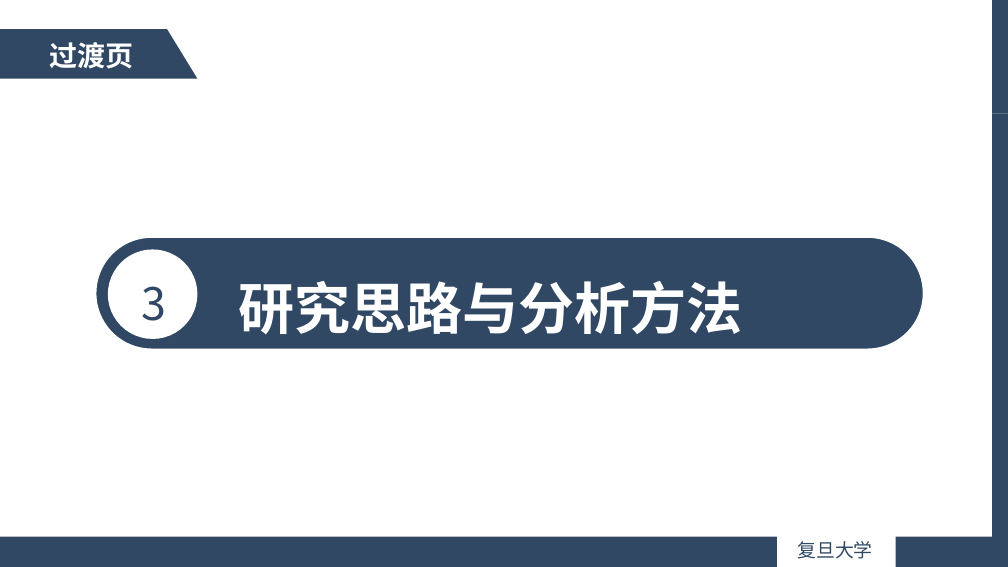
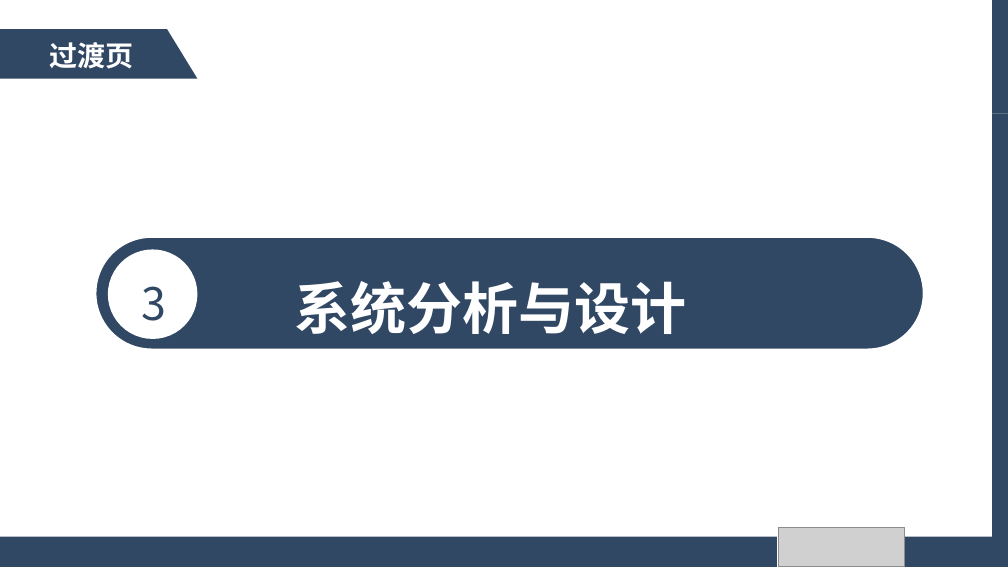
Before and after one commit to cx29/JavaWebSpace, a slide deck: slide 7 of demo/resources/报告/毕业论文答辩.pptx (slide 11 before the commit). Drawn at 1008x567 pixels with LibreOffice and Linux fonts; fonts in the diff are those of the drawing; grey boxes stand for pictures. Boxes give left, top, right and bottom in pixels: in the first picture for what was removed or moved away, otherwise in the second. Text is boxed around its words. In the diff, an @@ line names an element or a change of style, - is before the commit and + after.

```diff
--- a/demo/resources/报告/毕业论文答辩.pptx
+++ b/demo/resources/报告/毕业论文答辩.pptx
@@ text at bbox=[295, 281, 687, 334]: text changed @@
-研究思路与分析方法
+系统分析与设计
@@ picture added at bbox=[778, 527, 904, 566] @@
@@ text removed at bbox=[797, 541, 872, 559] @@
-复旦大学
```
Also in this commit, not shown: 7 other slides changed, 4 slides added, 29 slides removed.
